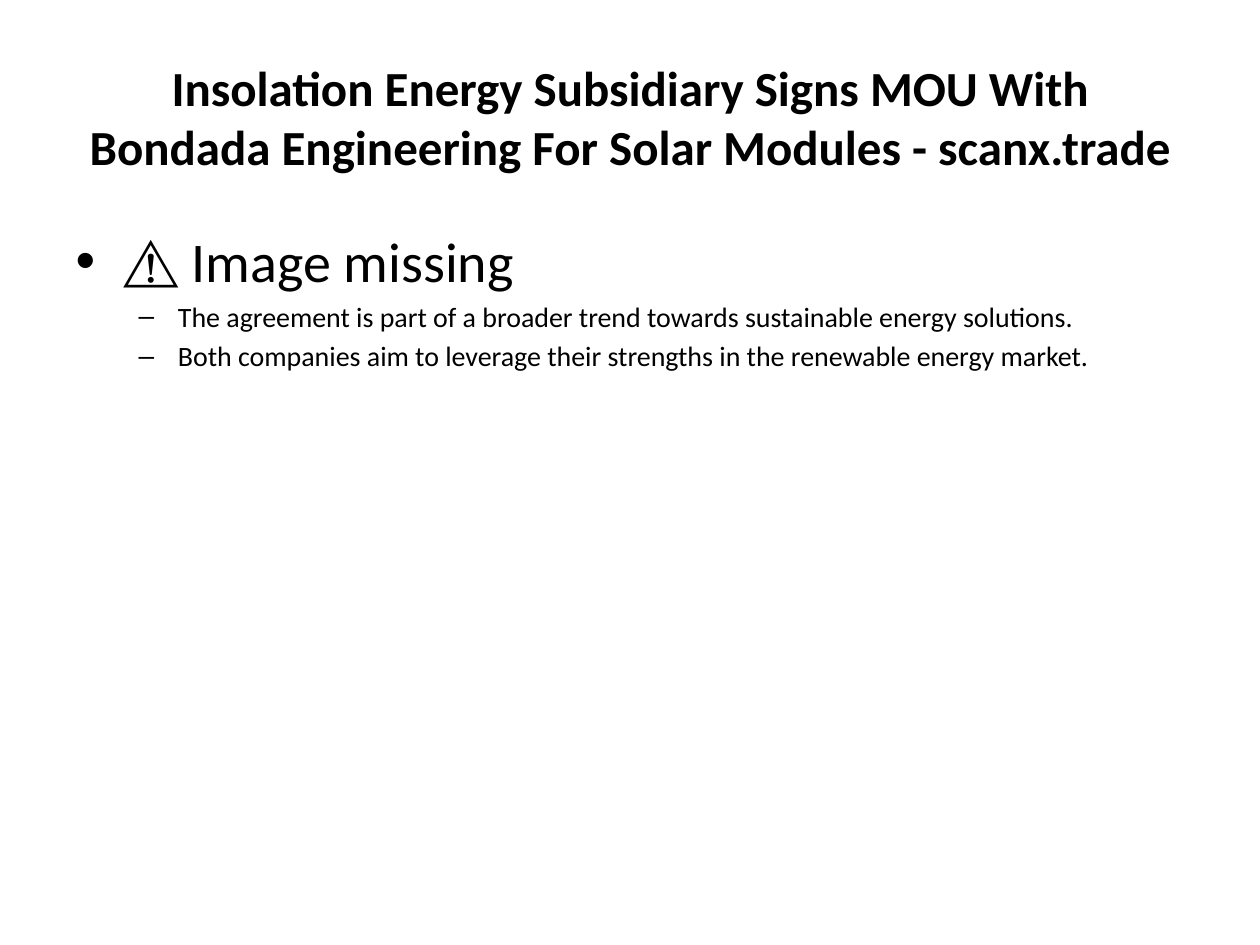
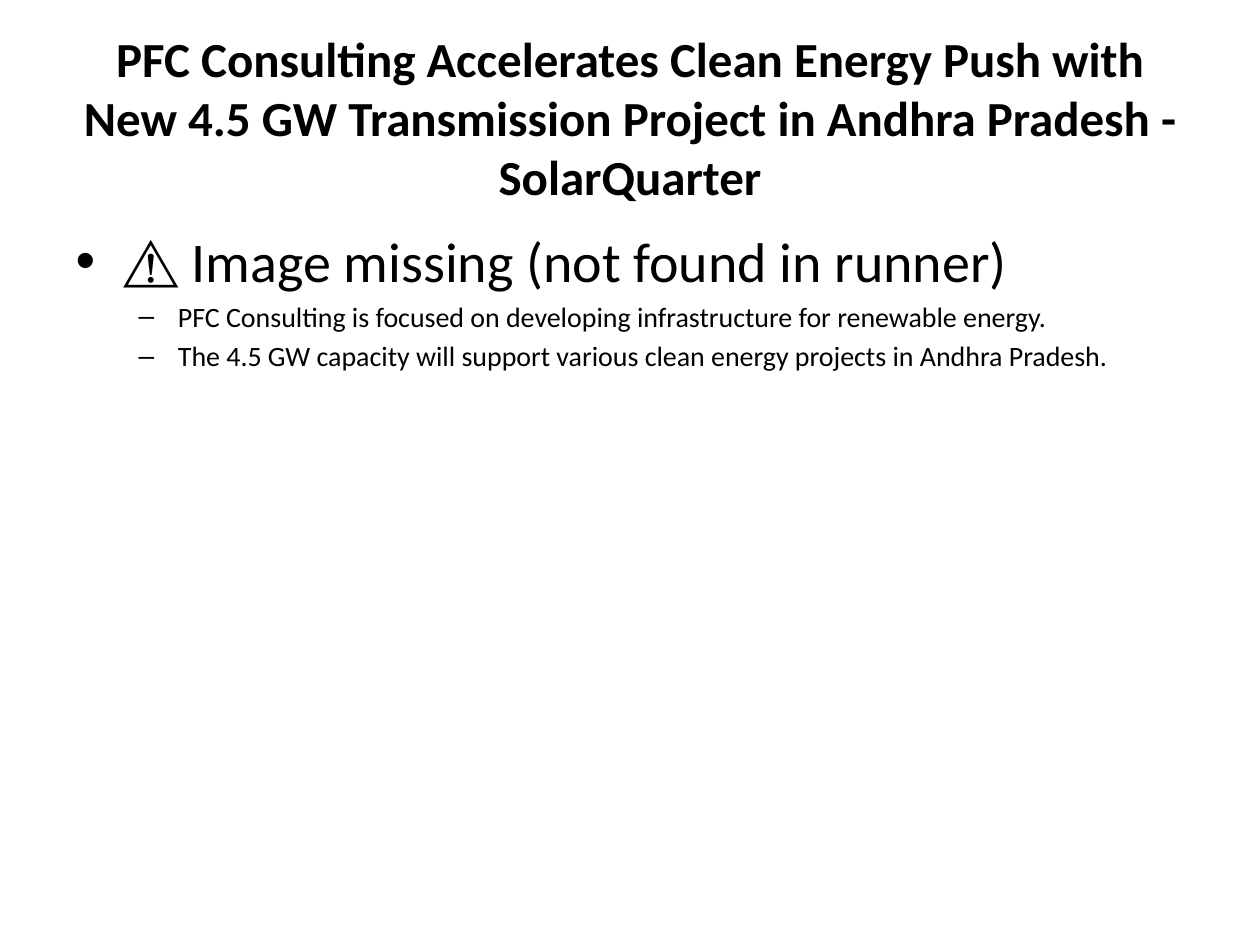
Before and after one commit to gauravsiemens1988/Linkedin-AI-Agent_Personal, a slide deck: slide 5 of drafts/linkedin_carousel.pptx. Drawn at 1260x945 pixels with LibreOffice and Linux fonts; fonts in the diff are those of the drawing. Boxes give left, top, right and bottom in pixels: in the first picture for what was removed or moved away, otherwise in the second. Text is boxed around its words. In the diff, an @@ line names an element or a change of style, - is before the commit and + after.

```diff
--- a/drafts/linkedin_carousel.pptx
+++ b/drafts/linkedin_carousel.pptx
@@ title at box(84, 42, 1150, 201): text changed @@
-Insolation Energy Subsidiary Signs MOU With Bondada Engineering For Solar Modules - scanx.trade
+PFC Consulting Accelerates Clean Energy Push with New 4.5 GW Transmission Project in Andhra Pradesh - SolarQuarter
@@ text at box(178, 241, 1107, 371): text changed @@
-• ⚠️ Image missing
-  – The agreement is part of a broader trend towards sustainable energy solutions.
-  – Both companies aim to leverage their strengths in the renewable energy market.
+• ⚠️ Image missing (not found in runner)
+  – PFC Consulting is focused on developing infrastructure for renewable energy.
+  – The 4.5 GW capacity will support various clean energy projects in Andhra Pradesh.
```
Also in this commit, not shown: 4 other slides changed, 1 slide added, 1 slide removed, 1 other file.
